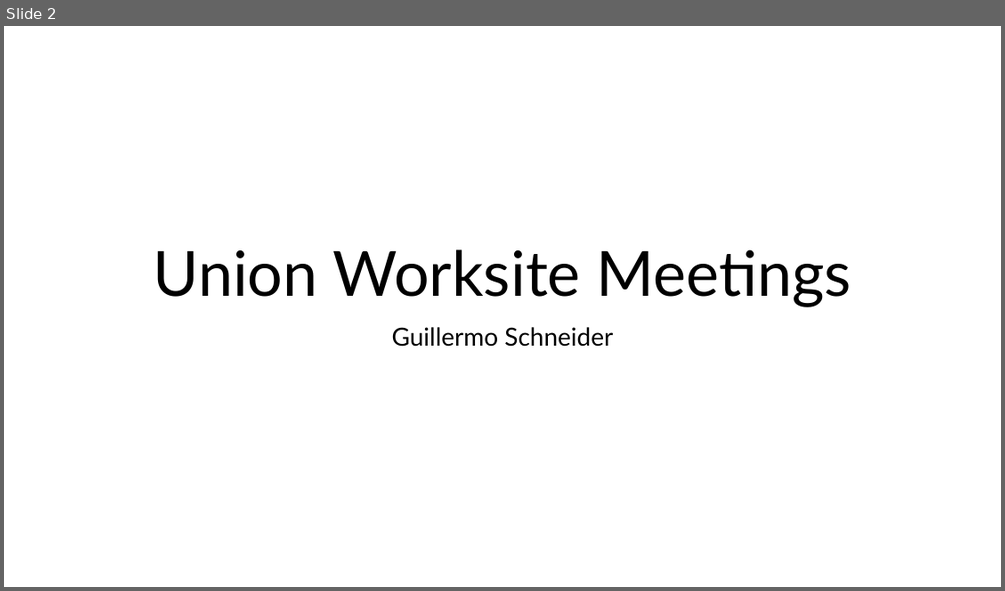
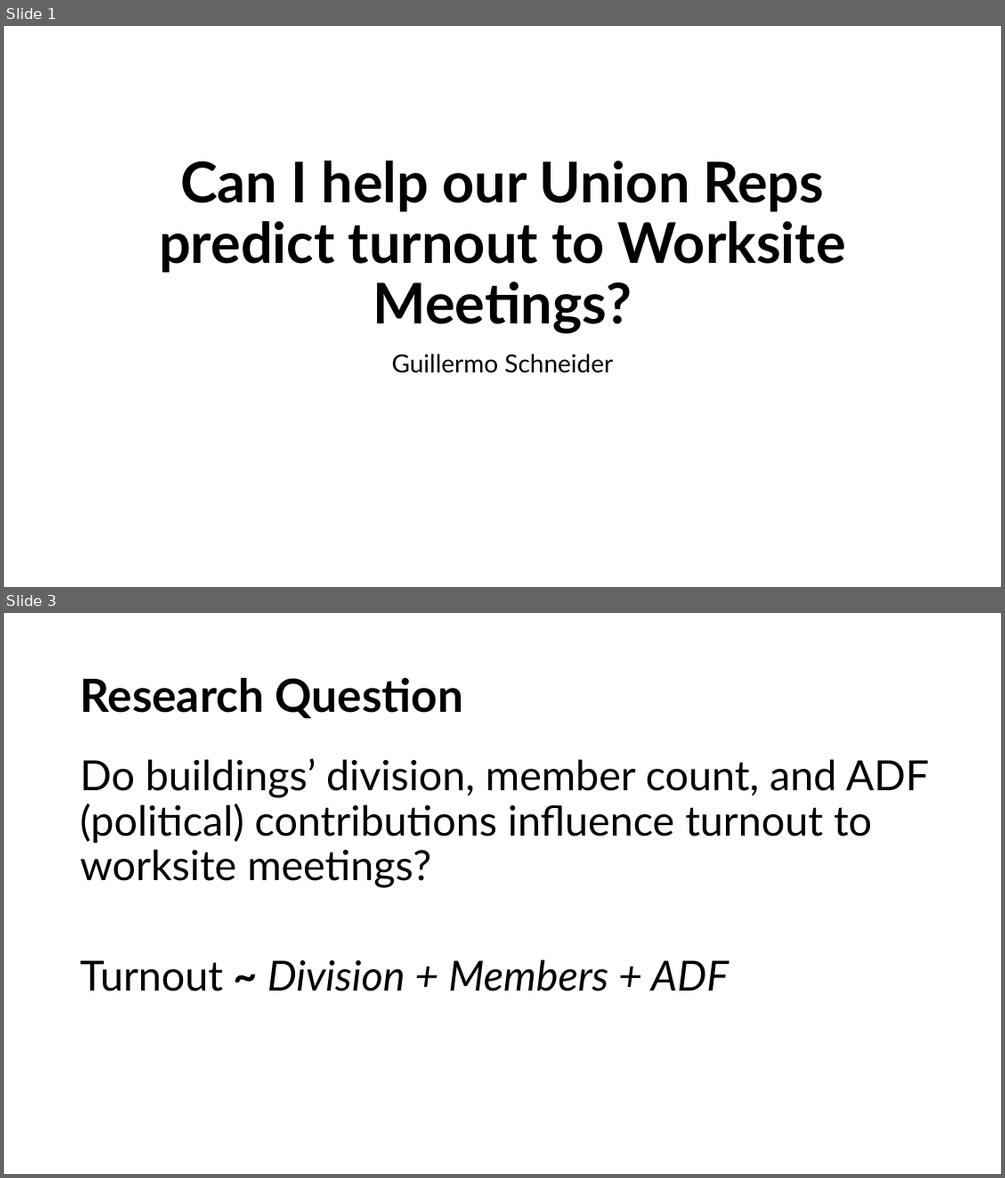
Before and after one commit to GuillermoCharlesSchneider/DATA-606, a slide deck: Project/FinalProjectPresentation.pptx. Shown one above the other, each under a label of ours: slide 2 before the commit, slides 1 and 3 after it; the slides between them are not shown. The pictures are 1005x591 and 1005x1178 pixels, drawn with LibreOffice and Linux fonts; fonts in the diff are those of the drawing. Boxes give left, top, right and bottom in pixels: in the first picture for what was removed or moved away, otherwise in the second. Text is boxed around its words. In the diff, an @@ line names an element or a change of style, - is before the commit and + after.

```diff
--- a/Project/FinalProjectPresentation.pptx
+++ b/Project/FinalProjectPresentation.pptx
@@ slide 3 added at (4, 613, 1001, 1174), background #FFFFFF @@
@@ title added at (80, 678, 463, 719), 44 pt, text #000000, bold @@
+Research Question
@@ text added at (80, 758, 929, 991), 40 pt, text #000000 @@
+Do buildings’ division, member count, and ADF (political) contributions influence turnout to worksite meetings?
+Turnout ~ Division + Members + ADF
@@ what was slide 2 is now slide 1 @@
@@ slide 1 changed as well @@
@@ title at (159, 160, 846, 334): text changed; size 60 to 54 pt; bold on @@
-Union Worksite Meetings
+Can I help our Union Reps predict turnout to Worksite Meetings?
@@ subtitle "Guillermo Schneider": place and size @@
-subtitle "Guillermo Schneider" at (392, 327, 613, 346)
+subtitle "Guillermo Schneider" at (392, 354, 613, 373)
```
Also in this commit, not shown: 12 other slides added, 6 slides removed, 4 other files.
